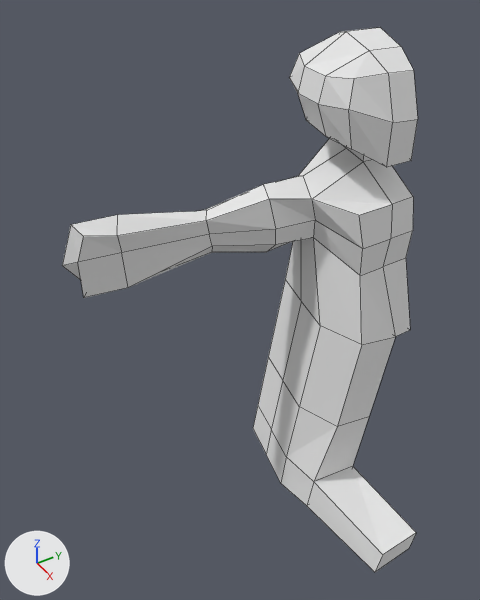
The Blender file PrimeiroBoneco.blend: old version first, new version second.
One viewpoint serves both versions: a 50 mm camera at (6.49, -6.53, 5.44) aimed at (0.01, -2.52, -0.2). The lights are fixed; the arrows at lower left show +X, +Y and +Z. Mesh edges are drawn as thin lines.
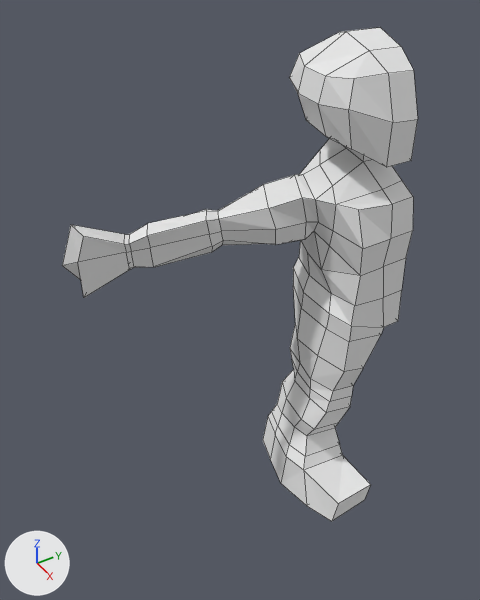
Changed parts and their boxes [x1, y1, x2, y2] in the pictures (480 x 600 px):
'Cube', reshaped (9% shorter)
    before: [62, 27, 418, 572]
    after: [62, 27, 418, 521]
part 1 of me_cube, built on
    before: [71, 148, 416, 572]
    after: [71, 148, 406, 521]

The edits, one by one:
me_cube is used by ob_cube; location (0.0, 0.0, 0.0).
me_cube had 129 vertices, 119 faces and spanned x -1.43..2.6, y -4.6..0.11, z -4.38..3.05.
me_cube now has 240 vertices, 230 faces and spans x -1.43..1.5, y -4.6..0.11, z -4.38..3.05.
Part 1, on me_cube:
16 vertices are removed from x -1.0..1.0, y -1.85..-0.61, z -2.74..1.15.
51 faces are deleted.
4 vertices in x 2.59..2.6, y -1.61..-0.82, z -4.29..-3.85 move by (-1.1, 0.0, 0.0).
24 vertices move from x -1.2..1.02, y -3.9..0.0, z -4.34..1.01 to x -1.12..0.73, y -3.78..0.0, z -4.34..1.0.
127 vertices are added at x -1.14..0.77, y -3.71..0.0, z -3.72..1.25.
162 new faces join them.
